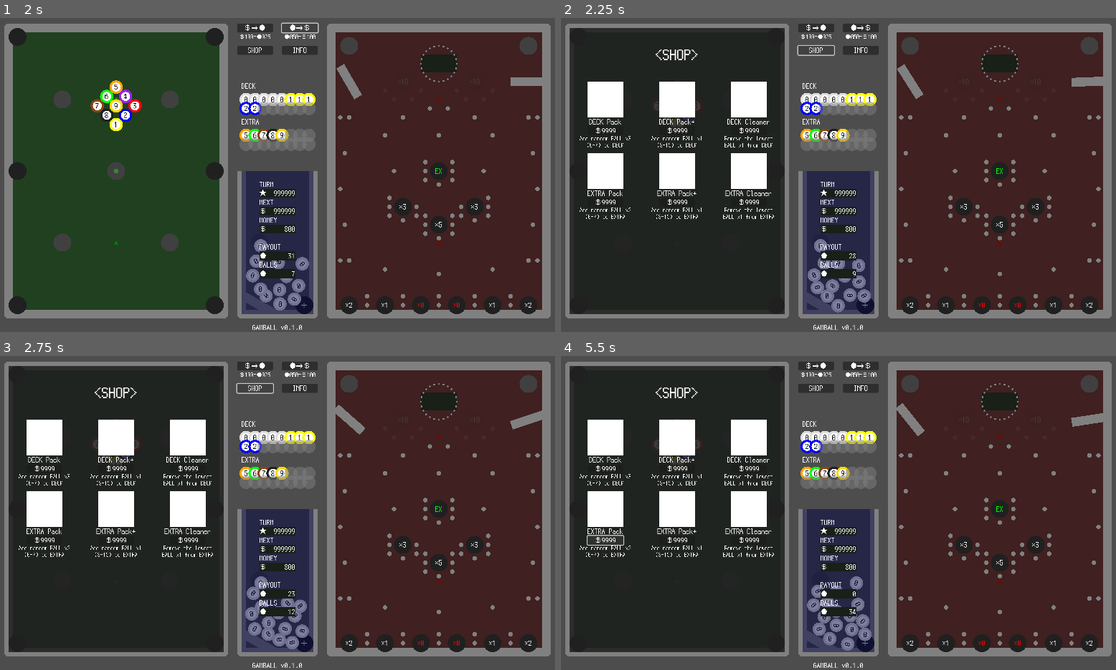
Above: before the commit, frames 1-4 (two rows, left to right).
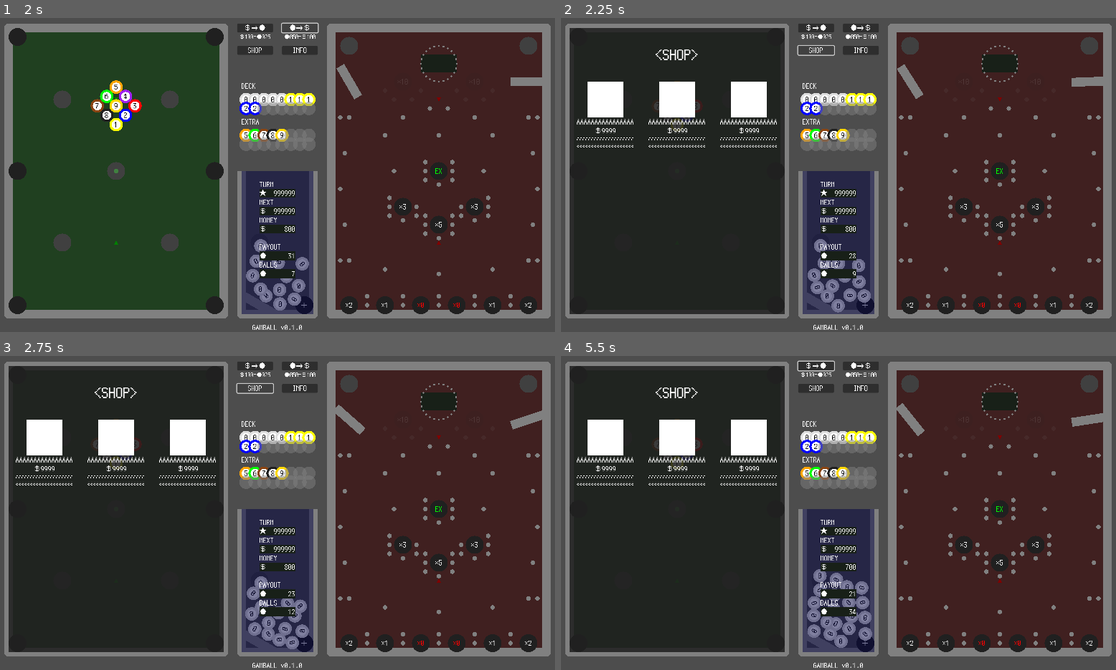
Above: after the commit, the same moments.

Repository: kamikoloss/gamball
Game: Godot game, scene res://scenes/main.tscn
Same seed, same stepped clock (60 frames per second), same inputs: the game is played once before the commit and once after it.
Inputs (mouse positions are in pixels of both pictures, inside the frame that each line leads up to):
- Up to frame 1 (2 s): click "＄⇒●" at 0.5 s; click "●⇒＄" at 1.25 s
- Up to frame 2 (2.25 s): click "SHOP" at 2 s
- Up to frame 3 (2.75 s): no input
- Up to frame 4 (5.5 s): click "＄9999" (after the commit: "＄⇒●") at 2.75 s; click (677, 469) at 3.5 s, where only the run before the commit has a clickable "＄9999"; click (749, 469) at 4.25 s, where only the run before the commit has a clickable "＄9999"; click (605, 541) at 5 s, where only the run before the commit has a clickable "＄9999"

Frame 1 is identical in both runs. In frame 2, 3.2% of the frame differs, in the area x 2-39%, y 32-65%; in frame 3, 3.2%; in frame 4, 4.4%, in the area x 2-57%, y 1-94%.

Commit message:
ProductPanel をシーン化した

Diff:
--- a/scenes/main.tscn
+++ b/scenes/main.tscn
@@ -12,6 +12,7 @@
 [ext_resource type="PackedScene" uid="uid://dli5r028n6byb" path="res://scenes/nail.tscn" id="8_ywild"]
 [ext_resource type="Script" path="res://scripts/stack.gd" id="10_ekmut"]
 [ext_resource type="PackedScene" uid="uid://d4j3v3c068tcf" path="res://scenes/lamp.tscn" id="11_hhfpi"]
+[ext_resource type="PackedScene" uid="uid://b8pf53q8cdbcj" path="res://scenes/product_panel.tscn" id="13_d5gi3"]
 
 [sub_resource type="RectangleShape2D" id="RectangleShape2D_uhuas"]
 
@@ -2070,7 +2071,6 @@
 expand_mode = 1
 
 [node name="Shop" type="Control" parent="UI"]
-visible = false
 anchors_preset = 0
 
 [node name="TextureRect" type="TextureRect" parent="UI/Shop"]
@@ -2096,323 +2096,23 @@
 horizontal_alignment = 1
 vertical_alignment = 1
 
-[node name="Buy" type="Button" parent="UI/Shop/TextureRect"]
-layout_mode = 0
-offset_left = 40.0
-offset_top = 220.0
-offset_right = 120.0
-offset_bottom = 240.0
-theme_override_fonts/font = ExtResource("7_yeeqd")
-
-[node name="Label" type="Label" parent="UI/Shop/TextureRect/Buy"]
-layout_mode = 0
-offset_right = 320.0
-offset_bottom = 80.0
-scale = Vector2(0.25, 0.25)
-theme_override_fonts/font = ExtResource("7_yeeqd")
-theme_override_font_sizes/font_size = 64
-text = "＄9999"
-horizontal_alignment = 1
-vertical_alignment = 1
-
-[node name="Label2" type="Label" parent="UI/Shop/TextureRect/Buy"]
-layout_mode = 0
-offset_left = -40.0
-offset_top = -20.0
-offset_right = 600.0
-offset_bottom = 60.0
-scale = Vector2(0.25, 0.25)
-theme_override_fonts/font = ExtResource("7_yeeqd")
-theme_override_font_sizes/font_size = 64
-text = "DECK Pack"
-horizontal_alignment = 1
-vertical_alignment = 1
-
-[node name="Label3" type="Label" parent="UI/Shop/TextureRect/Buy"]
-layout_mode = 0
-offset_left = -40.0
-offset_top = 20.0
-offset_right = 760.0
-offset_bottom = 220.0
-scale = Vector2(0.2, 0.2)
-theme_override_fonts/font = ExtResource("7_yeeqd")
-theme_override_font_sizes/font_size = 64
-text = "Add random BALL x3
-(0-7) to DECK"
-horizontal_alignment = 1
-
-[node name="TextureRect" type="TextureRect" parent="UI/Shop/TextureRect/Buy"]
-layout_mode = 0
-offset_top = -100.0
+[node name="ProductPanel" parent="UI/Shop/TextureRect" instance=ExtResource("13_d5gi3")]
+offset_left = 80.0
+offset_top = 120.0
 offset_right = 80.0
-offset_bottom = -20.0
-texture = ExtResource("1_jd8wc")
-expand_mode = 1
-
-[node name="Buy2" type="Button" parent="UI/Shop/TextureRect"]
-layout_mode = 0
-offset_left = 200.0
-offset_top = 220.0
-offset_right = 280.0
-offset_bottom = 240.0
-theme_override_fonts/font = ExtResource("7_yeeqd")
-
-[node name="Label" type="Label" parent="UI/Shop/TextureRect/Buy2"]
-layout_mode = 0
-offset_right = 320.0
-offset_bottom = 80.0
-scale = Vector2(0.25, 0.25)
-theme_override_fonts/font = ExtResource("7_yeeqd")
-theme_override_font_sizes/font_size = 64
-text = "＄9999"
-horizontal_alignment = 1
-vertical_alignment = 1
-
-[node name="Label2" type="Label" parent="UI/Shop/TextureRect/Buy2"]
-layout_mode = 0
-offset_left = -40.0
-offset_top = -20.0
-offset_right = 600.0
-offset_bottom = 60.0
-scale = Vector2(0.25, 0.25)
-theme_override_fonts/font = ExtResource("7_yeeqd")
-theme_override_font_sizes/font_size = 64
-text = "DECK Pack+"
-horizontal_alignment = 1
-vertical_alignment = 1
-
-[node name="Label3" type="Label" parent="UI/Shop/TextureRect/Buy2"]
-layout_mode = 0
-offset_left = -40.0
-offset_top = 20.0
-offset_right = 760.0
-offset_bottom = 220.0
-scale = Vector2(0.2, 0.2)
-theme_override_fonts/font = ExtResource("7_yeeqd")
-theme_override_font_sizes/font_size = 64
-text = "Add random BALL x1
-(8-15) to DECK"
-horizontal_alignment = 1
-
-[node name="TextureRect" type="TextureRect" parent="UI/Shop/TextureRect/Buy2"]
-layout_mode = 0
-offset_top = -100.0
-offset_right = 80.0
-offset_bottom = -20.0
-texture = ExtResource("1_jd8wc")
-expand_mode = 1
-
-[node name="Buy3" type="Button" parent="UI/Shop/TextureRect"]
-layout_mode = 0
-offset_left = 360.0
-offset_top = 220.0
-offset_right = 440.0
-offset_bottom = 240.0
-theme_override_fonts/font = ExtResource("7_yeeqd")
-
-[node name="Label" type="Label" parent="UI/Shop/TextureRect/Buy3"]
-layout_mode = 0
-offset_right = 320.0
-offset_bottom = 80.0
-scale = Vector2(0.25, 0.25)
-theme_override_fonts/font = ExtResource("7_yeeqd")
-theme_override_font_sizes/font_size = 64
-text = "＄9999"
-horizontal_alignment = 1
-vertical_alignment = 1
-
-[node name="Label2" type="Label" parent="UI/Shop/TextureRect/Buy3"]
-layout_mode = 0
-offset_left = -40.0
-offset_top = -20.0
-offset_right = 600.0
-offset_bottom = 60.0
-scale = Vector2(0.25, 0.25)
-theme_override_fonts/font = ExtResource("7_yeeqd")
-theme_override_font_sizes/font_size = 64
-text = "DECK Cleaner"
-horizontal_alignment = 1
-vertical_alignment = 1
-
-[node name="Label3" type="Label" parent="UI/Shop/TextureRect/Buy3"]
-layout_mode = 0
-offset_left = -40.0
-offset_top = 20.0
-offset_right = 760.0
-offset_bottom = 220.0
-scale = Vector2(0.2, 0.2)
-theme_override_fonts/font = ExtResource("7_yeeqd")
-theme_override_font_sizes/font_size = 64
-text = "Remove the lowest
-BALL x1 from DECK"
-horizontal_alignment = 1
-
-[node name="TextureRect" type="TextureRect" parent="UI/Shop/TextureRect/Buy3"]
-layout_mode = 0
-offset_top = -100.0
-offset_right = 80.0
-offset_bottom = -20.0
-texture = ExtResource("1_jd8wc")
-expand_mode = 1
-
-[node name="Buy4" type="Button" parent="UI/Shop/TextureRect"]
-layout_mode = 0
-offset_left = 40.0
-offset_top = 380.0
-offset_right = 120.0
-offset_bottom = 400.0
-theme_override_fonts/font = ExtResource("7_yeeqd")
-
-[node name="Label" type="Label" parent="UI/Shop/TextureRect/Buy4"]
-layout_mode = 0
-offset_right = 320.0
-offset_bottom = 80.0
-scale = Vector2(0.25, 0.25)
-theme_override_fonts/font = ExtResource("7_yeeqd")
-theme_override_font_sizes/font_size = 64
-text = "＄9999"
-horizontal_alignment = 1
-vertical_alignment = 1
-
-[node name="Label2" type="Label" parent="UI/Shop/TextureRect/Buy4"]
-layout_mode = 0
-offset_left = -40.0
-offset_top = -20.0
-offset_right = 600.0
-offset_bottom = 60.0
-scale = Vector2(0.25, 0.25)
-theme_override_fonts/font = ExtResource("7_yeeqd")
-theme_override_font_sizes/font_size = 64
-text = "EXTRA Pack"
-horizontal_alignment = 1
-vertical_alignment = 1
-
-[node name="Label3" type="Label" parent="UI/Shop/TextureRect/Buy4"]
-layout_mode = 0
-offset_left = -40.0
-offset_top = 20.0
-offset_right = 760.0
-offset_bottom = 220.0
-scale = Vector2(0.2, 0.2)
-theme_override_fonts/font = ExtResource("7_yeeqd")
-theme_override_font_sizes/font_size = 64
-text = "Add random BALL x2
-(0-7) to EXTRA"
-horizontal_alignment = 1
-
-[node name="TextureRect" type="TextureRect" parent="UI/Shop/TextureRect/Buy4"]
-layout_mode = 0
-offset_top = -100.0
-offset_right = 80.0
-offset_bottom = -20.0
-texture = ExtResource("1_jd8wc")
-expand_mode = 1
-
-[node name="Buy5" type="Button" parent="UI/Shop/TextureRect"]
-layout_mode = 0
-offset_left = 200.0
-offset_top = 380.0
-offset_right = 280.0
-offset_bottom = 400.0
-theme_override_fonts/font = ExtResource("7_yeeqd")
-
-[node name="Label" type="Label" parent="UI/Shop/TextureRect/Buy5"]
-layout_mode = 0
-offset_right = 320.0
-offset_bottom = 80.0
-scale = Vector2(0.25, 0.25)
-theme_override_fonts/font = ExtResource("7_yeeqd")
-theme_override_font_sizes/font_size = 64
-text = "＄9999"
-horizontal_alignment = 1
-vertical_alignment = 1
-
-[node name="Label2" type="Label" parent="UI/Shop/TextureRect/Buy5"]
-layout_mode = 0
-offset_left = -40.0
-offset_top = -20.0
-offset_right = 600.0
-offset_bottom = 60.0
-scale = Vector2(0.25, 0.25)
-theme_override_fonts/font = ExtResource("7_yeeqd")
-theme_override_font_sizes/font_size = 64
-text = "EXTRA Pack+"
-horizontal_alignment = 1
-vertical_alignment = 1
-
-[node name="Label3" type="Label" parent="UI/Shop/TextureRect/Buy5"]
-layout_mode = 0
-offset_left = -40.0
-offset_top = 20.0
-offset_right = 760.0
-offset_bottom = 220.0
-scale = Vector2(0.2, 0.2)
-theme_override_fonts/font = ExtResource("7_yeeqd")
-theme_override_font_sizes/font_size = 64
-text = "Add random BALL x1
-(8-15) to EXTRA"
-horizontal_alignment = 1
-
-[node name="TextureRect" type="TextureRect" parent="UI/Shop/TextureRect/Buy5"]
-layout_mode = 0
-offset_top = -100.0
-offset_right = 80.0
-offset_bottom = -20.0
-texture = ExtResource("1_jd8wc")
-expand_mode = 1
-
-[node name="Buy6" type="Button" parent="UI/Shop/TextureRect"]
-layout_mode = 0
-offset_left = 360.0
-offset_top = 380.0
-offset_right = 440.0
-offset_bottom = 400.0
-theme_override_fonts/font = ExtResource("7_yeeqd")
-
-[node name="Label" type="Label" parent="UI/Shop/TextureRect/Buy6"]
-layout_mode = 0
-offset_right = 320.0
-offset_bottom = 80.0
-scale = Vector2(0.25, 0.25)
-theme_override_fonts/font = ExtResource("7_yeeqd")
-theme_override_font_sizes/font_size = 64
-text = "＄9999"
-horizontal_alignment = 1
-vertical_alignment = 1
-
-[node name="Label2" type="Label" parent="UI/Shop/TextureRect/Buy6"]
-layout_mode = 0
-offset_left = -40.0
-offset_top = -20.0
-offset_right = 600.0
-offset_bottom = 60.0
-scale = Vector2(0.25, 0.25)
-theme_override_fonts/font = ExtResource("7_yeeqd")
-theme_override_font_sizes/font_size = 64
-text = "EXTRA Cleaner"
-horizontal_alignment = 1
-vertical_alignment = 1
-
-[node name="Label3" type="Label" parent="UI/Shop/TextureRect/Buy6"]
-layout_mode = 0
-offset_left = -40.0
-offset_top = 20.0
-offset_right = 760.0
-offset_bottom = 220.0
-scale = Vector2(0.2, 0.2)
-theme_override_fonts/font = ExtResource("7_yeeqd")
-theme_override_font_sizes/font_size = 64
-text = "Remove the lowest
-BALL x1 from EXTRA"
-horizontal_alignment = 1
-
-[node name="TextureRect" type="TextureRect" parent="UI/Shop/TextureRect/Buy6"]
-layout_mode = 0
-offset_top = -100.0
-offset_right = 80.0
-offset_bottom = -20.0
-texture = ExtResource("1_jd8wc")
-expand_mode = 1
+offset_bottom = 120.0
+
+[node name="ProductPanel2" parent="UI/Shop/TextureRect" instance=ExtResource("13_d5gi3")]
+offset_left = 240.0
+offset_top = 120.0
+offset_right = 240.0
+offset_bottom = 120.0
+
+[node name="ProductPanel3" parent="UI/Shop/TextureRect" instance=ExtResource("13_d5gi3")]
+offset_left = 400.0
+offset_top = 120.0
+offset_right = 400.0
+offset_bottom = 120.0
 
 [node name="Info" type="Control" parent="UI"]
 visible = false
--- /dev/null
+++ b/scenes/product_panel.tscn
@@ -0,0 +1,57 @@
+[gd_scene load_steps=4 format=3 uid="uid://b8pf53q8cdbcj"]
+
+[ext_resource type="Texture2D" uid="uid://cuhvjunofueei" path="res://images/base_square.png" id="1_5w4e2"]
+[ext_resource type="Script" path="res://scripts/product_panel.gd" id="1_as6e1"]
+[ext_resource type="FontFile" uid="uid://cddqcb7np26y8" path="res://themes/PixelMplus12-Regular.ttf" id="2_0y3ap"]
+
+[node name="ProductPanel" type="Control"]
+layout_mode = 3
+anchors_preset = 0
+script = ExtResource("1_as6e1")
+
+[node name="Icon" type="TextureRect" parent="."]
+layout_mode = 0
+offset_left = -40.0
+offset_right = 40.0
+offset_bottom = 80.0
+texture = ExtResource("1_5w4e2")
+expand_mode = 1
+
+[node name="Name" type="Label" parent="."]
+layout_mode = 0
+offset_left = -80.0
+offset_top = 80.0
+offset_right = 560.0
+offset_bottom = 160.0
+scale = Vector2(0.25, 0.25)
+theme_override_fonts/font = ExtResource("2_0y3ap")
+theme_override_font_sizes/font_size = 64
+text = "AAAAAAAAAAAAAAAA"
+horizontal_alignment = 1
+vertical_alignment = 1
+
+[node name="Price" type="Label" parent="."]
+layout_mode = 0
+offset_left = -40.0
+offset_top = 100.0
+offset_right = 280.0
+offset_bottom = 180.0
+scale = Vector2(0.25, 0.25)
+theme_override_fonts/font = ExtResource("2_0y3ap")
+theme_override_font_sizes/font_size = 64
+text = "＄9999"
+horizontal_alignment = 1
+vertical_alignment = 1
+
+[node name="Desc" type="Label" parent="."]
+layout_mode = 0
+offset_left = -80.0
+offset_top = 120.0
+offset_right = 720.0
+offset_bottom = 320.0
+scale = Vector2(0.2, 0.2)
+theme_override_fonts/font = ExtResource("2_0y3ap")
+theme_override_font_sizes/font_size = 64
+text = "aaaaaaaaaaaaaaaaaaaa
+aaaaaaaaaaaaaaaaaaaa"
+horizontal_alignment = 1
--- /dev/null
+++ b/scripts/product_panel.gd
@@ -0,0 +1,8 @@
+class_name ProductPanel
+extends Control
+
+
+@export var icon_texture: TextureRect
+@export var name_label: Label
+@export var price_label: Label
+@export var desc_label: Label
Not shown: 1 places in scenes/main.tscn that only renumber resources
